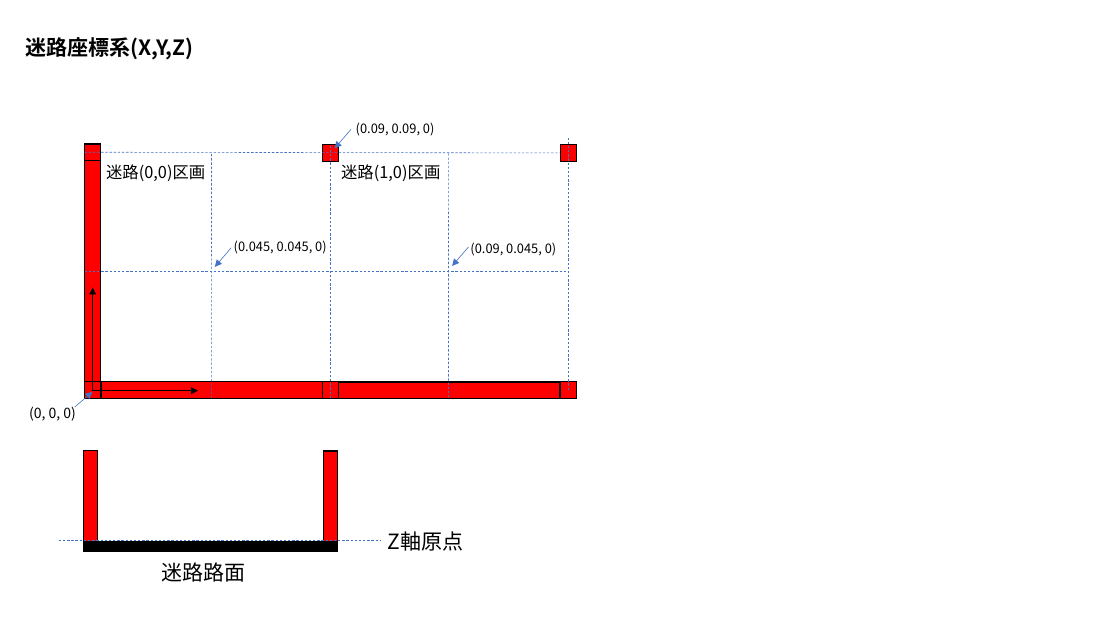
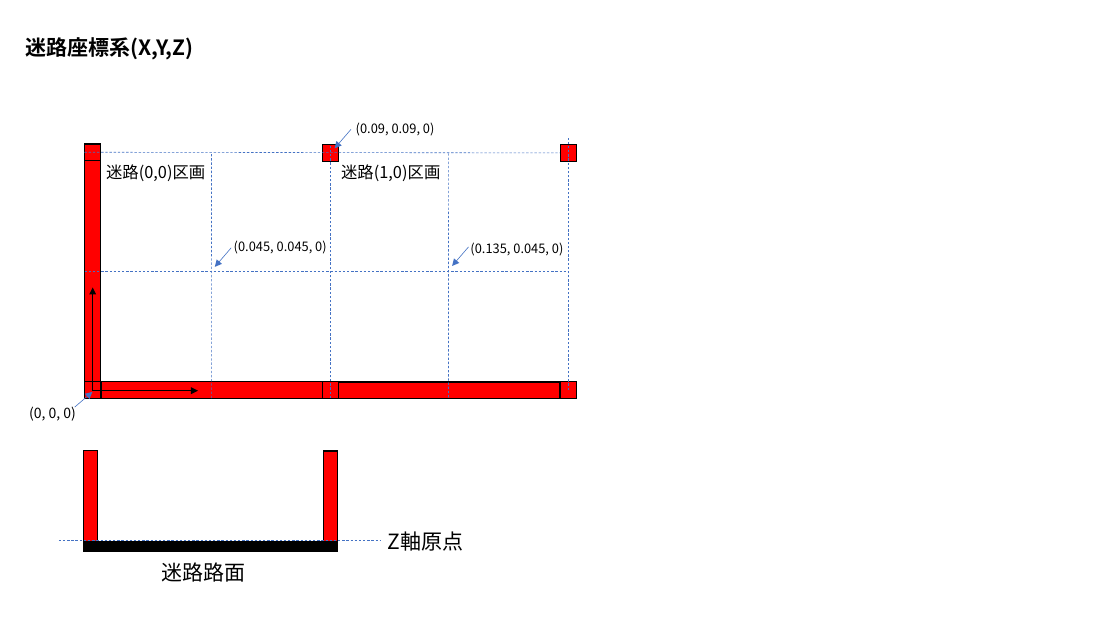
Before and after one commit to GanonKuppa/trrkuwaganon, a slide deck: slide 1 of document/img/画像作成用.pptx. Drawn at 1120x630 pixels with LibreOffice and Linux fonts; fonts in the diff are those of the drawing. Boxes give left, top, right and bottom in pixels: in the first picture for what was removed or moved away, otherwise in the second. Text is boxed around its words. In the diff, an @@ line names an element or a change of style, - is before the commit and + after.

```diff
--- a/document/img/画像作成用.pptx
+++ b/document/img/画像作成用.pptx
@@ text at bbox=[470, 242, 563, 256]: text changed @@
-(0.09, 0.045, 0)
+(0.135, 0.045, 0)
```
Also in this commit, not shown: 1 other file.
